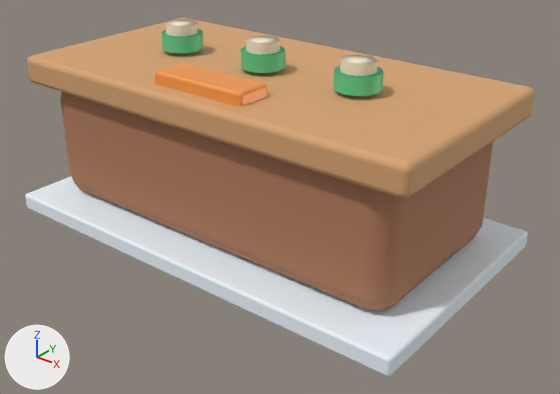
The glTF model HavenlineGodot/assets/stations_v2/service_counter.glb as it was, and as the next commit left it.
Camera for both pictures: a 50 mm camera at (3.44, -4.11, 2.81) aimed at (0.21, -0.07, 0.3). Every picture has the same lights, and +X, +Y and +Z are marked at lower left. The older version comes first. Vertices at exactly the same position are counted once.

Names of what the first picture shows: 'service_counter'.
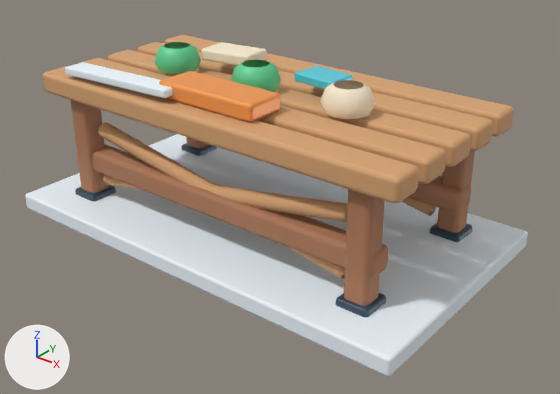
Boxes (x1, y1, x2, y2) around the edits, measured in the pictures (560 x 394 px; the box of a moved part takes in the faces that stretch with it):
'service_counter', reshaped
    before: (25, 18, 535, 377)
    after: (25, 35, 528, 377)
part 1 of me_service_counter, moved or reshaped
    before: (27, 18, 535, 198)
    after: (65, 62, 173, 98)
part 2 of me_service_counter, moved or reshaped
    before: (60, 92, 493, 310)
    after: (181, 143, 217, 156)
part 3 of me_service_counter, moved or reshaped
    before: (155, 63, 267, 106)
    after: (75, 185, 116, 201)
part 4 of me_service_counter, moved or reshaped (not visible before)
    after: (201, 42, 267, 65)
part 5 of me_service_counter, added (orange)
    after: (159, 71, 280, 122)
part 6 of me_service_counter, added (cyan)
    after: (295, 66, 353, 89)
part 7 of me_service_counter, deleted
    before: (166, 20, 378, 76)
part 8 of me_service_counter, cut back
    before: (161, 29, 384, 96)
    after: (43, 35, 514, 317)
part 9 of me_service_counter, moved or reshaped
    before: (241, 46, 286, 73)
    after: (231, 60, 281, 92)

The change, as a list of edits to the scene's bpy script:
```text
Change me_service_counter:
    used by ob_service_counter; location = (0.0, 0.0, 0.0)
    remove me_service_counter.from_pydata(...)  # 772 vertices, 1476 faces; spans x -1.73..1.73, y -0.98..0.98, z -0.05..1.43
    add me_service_counter.from_pydata(...)  # 1482 vertices, 2772 faces; spans x -1.73..1.73, y -0.98..0.98, z -0.05..1.28
    me_service_counter part 1: the loose piece of 56 vertices spanning x -1.67..1.67, y -0.83..0.87, z 0.99..1.21 is multiplied about its middle by the matrix ((0.306, -0.004, -0.004), (0.012, 0.1, 0.0), (0.005, 0.0, 0.273)), then moved by (-0.78, -0.66, 0.05), in mat_hl_snow (white #eff8ff)
    me_service_counter part 2: the loose piece of 56 vertices spanning x -1.52..1.52, y -0.73..0.73, z 0.08..1.02 is scaled about its middle by (0.0747, 0.167, 0.0973), then moved by (-1.28, 0.6, -0.46), in mat_hl_dark (dark blue #354b5d)
    me_service_counter part 3: the loose piece of 56 vertices spanning x -0.39..0.39, y -0.69..-0.41, z 1.18..1.3 is scaled about its middle by (0.286, 0.86, 0.833), then moved by (-1.28, -0.05, -1.15), in mat_hl_dark (dark blue #354b5d)
    me_service_counter part 4: the loose piece of 56 vertices spanning x -1.12..1.12, y -0.68..-0.2, z 0.38..0.46 is multiplied about its middle by the matrix ((0.186, -0.051, -0.022), (0.019, 0.513, 0.0), (0.004, -0.001, 1.125)), then moved by (-0.42, 0.6, 0.8), in mat_hl_cream (beige #faecd0)
    me_service_counter part 5: the loose piece of 56 vertices spanning x -0.39..0.39, y -0.69..-0.41, z 1.18..1.3 is copied, and the copy is scaled about its middle by (1.08, 1.15, 1.08), then moved by (0.0, 0.08, -0.09); it spans x -0.42..0.42, y -0.63..-0.31, z 1.09..1.22
    me_service_counter part 6: the loose piece of 56 vertices spanning x -1.67..1.67, y -0.83..0.87, z 0.99..1.21 is copied, and the copy is multiplied about its middle by the matrix ((0.098, 0.011, 0.0), (-0.008, 0.135, 0.0), (0.0, 0.0, 0.318)), then moved by (0.42, 0.13, 0.1), in mat_hl_cyan (cyan #59d7ea); it spans x 0.24..0.6, y 0.02..0.28, z 1.16..1.24
    me_service_counter part 7: 6 loose pieces with 246 vertices, spanning x -0.97..0.97, y -0.12..0.87, z 0.63..1.43, are deleted
    me_service_counter part 8: 164 vertices removed from x -1.37..1.37, y -0.65..0.65, z 0.09..1.36; 896 vertices added at x -1.58..1.58, y -0.76..0.76, z 0.04..1.28
    me_service_counter part 9: 26 vertices removed from x -0.16..0.16, y -0.16..0.16, z 1.24..1.36; 48 vertices added at x -0.18..0.18, y -0.26..0.1, z 1.1..1.28
    other edits to the shape of me_service_counter do not show in these pictures
    remove me_service_counter.materials.append(mat_hl_metal)  # blue #6c8495
```
